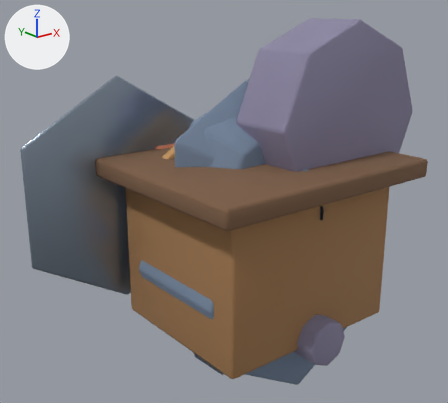
Renders of the glTF model public/assets/models/buildings/recruit_hall.glb from each side of a commit.
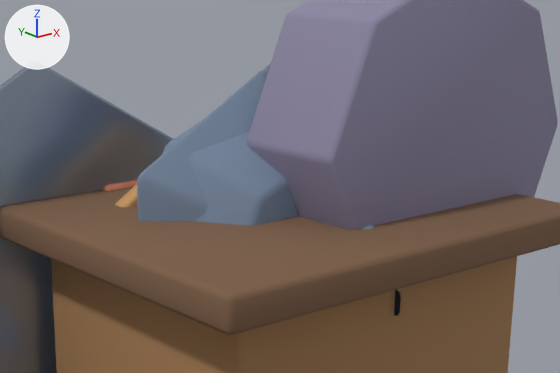
Old and new are each drawn whole from a 50 mm camera at (-5.11, -5.71, 4.01) aimed at (-0.31, 0.29, 1.61) and again close up on the part from 22% to 92% of the width and 10% to 63% of the height. Lighting does not change. The marker at upper left points along +X, +Y and +Z. The first two pictures are the older version. Where no turn or scale is listed for an object, it has been applied to the vertices.

Names of what the first close-up shows: 'LOD1_PROXY_cap', 'LOD2_PROXY_cap', 'flagPole.-1.25', 'hallBody', 'roof', 'watchtower' and 4 more.
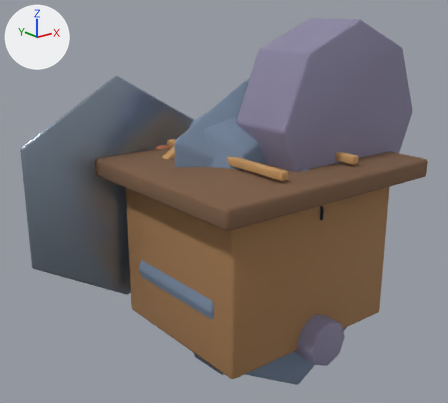
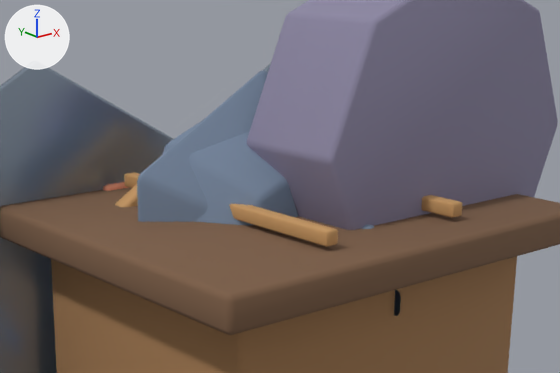
Location of each change, [x1, y1, x2, y2] in pixels of the close-ups (560 x 373 px):
'roofTruss.L', added
    after: [124, 172, 338, 247]
'roofTruss.R', added (orange)
    after: [422, 195, 462, 218]

What changed in the scene script:
```text
Add me_cube_869:
    me_cube_869.from_pydata(...)  # 56 vertices, 108 faces; spans x -0.05..0.05, y -1.1..1.1, z -0.05..0.05
    me_cube_869.materials.append(mat_mat_recruit_hall_woodlight)  # orange #c59761
Add ob_rooftruss_r:
    ob_rooftruss_r = bpy.data.objects.new('roofTruss.R', me_cube_869)
    ob_rooftruss_r.location = (0.58, 0.0, 2.28)
Add ob_rooftruss_l:
    ob_rooftruss_l = bpy.data.objects.new('roofTruss.L', me_cube_869.copy())
    ob_rooftruss_l.location = (-0.58, 0.0, 2.28)
```
